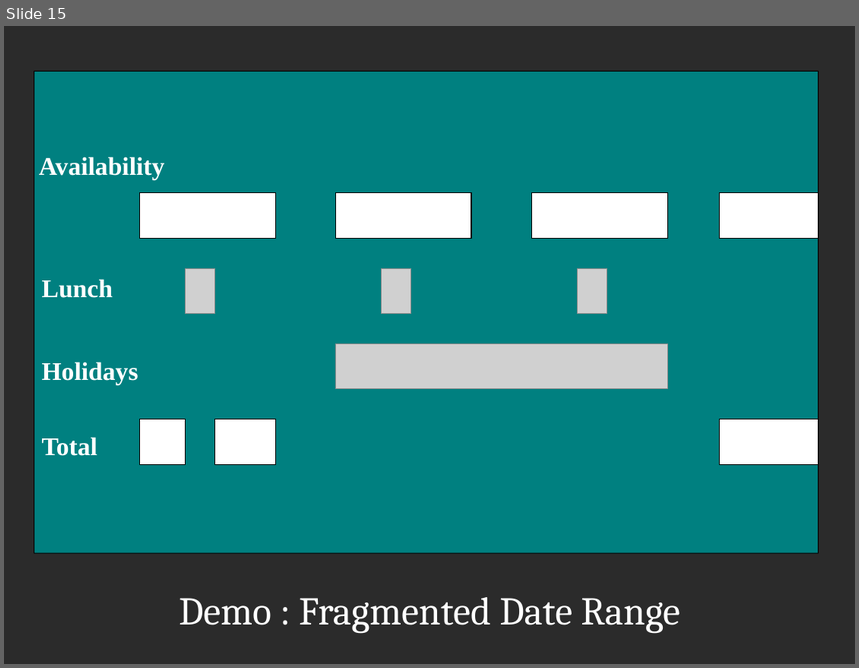
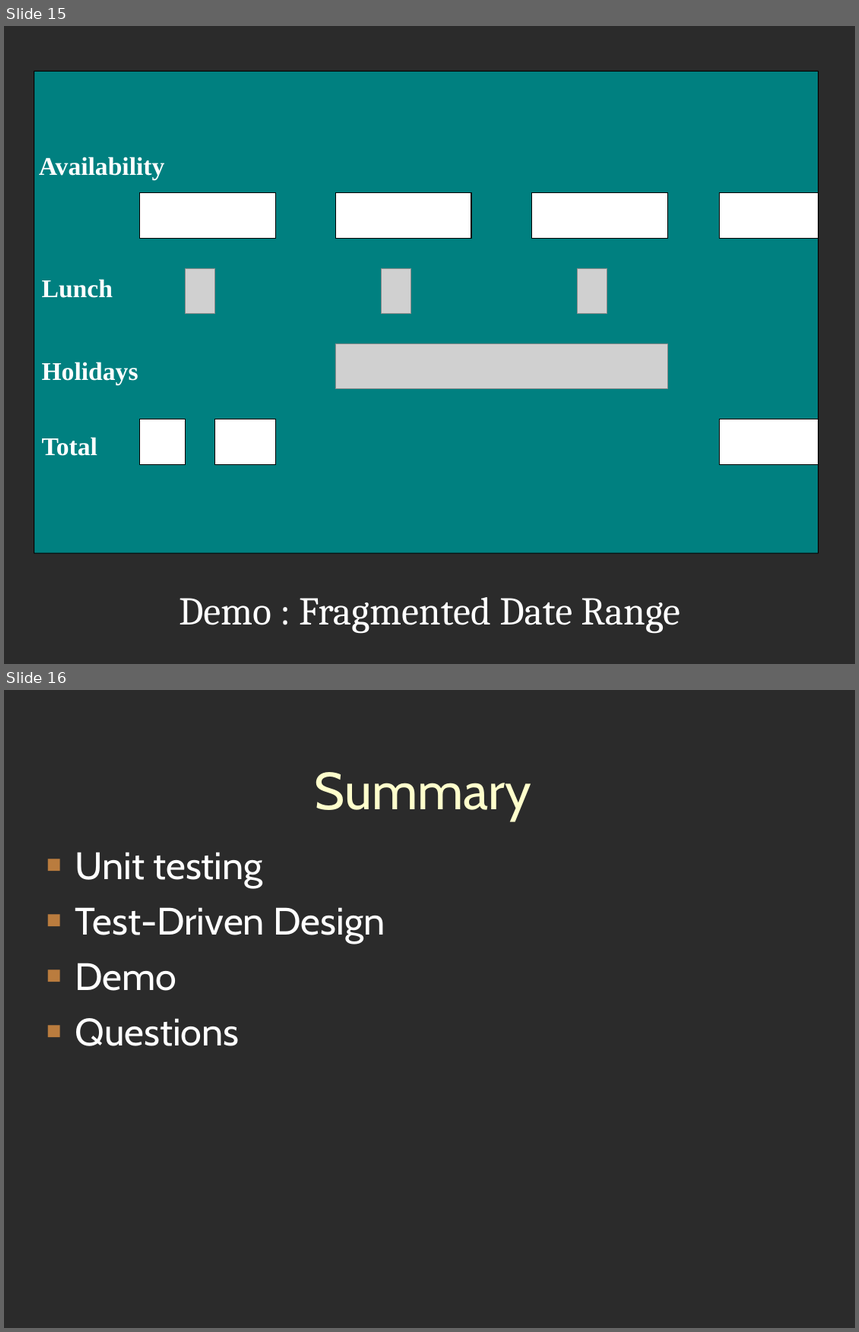
Before and after one commit to craignicol/scotaltdotnet, a slide deck: tdd-i-dont-have-time/TDD-I-dont-have-time.odp. Shown one above the other, each under a label of ours: slide 15 before the commit, slides 15 and 16 after it. The pictures are 859x668 and 859x1332 pixels, drawn with LibreOffice and Linux fonts; fonts in the diff are those of the drawing; grey boxes stand for pictures; background and template pictures are left out; a plain dark background stands for a picture behind light text. Boxes give left, top, right and bottom in pixels: in the first picture for what was removed or moved away, otherwise in the second. Text is boxed around its words. In the diff, an @@ line names an element or a change of style, - is before the commit and + after.

```diff
--- a/tdd-i-dont-have-time/TDD-I-dont-have-time.odp
+++ b/tdd-i-dont-have-time/TDD-I-dont-have-time.odp
@@ slide 16 added at (4, 690, 855, 1328), background picture (left out) @@
@@ title added at (315, 772, 531, 821), 49 pt, text #FFFFCC @@
+Summary
@@ text added at (75, 852, 385, 1046), 36 pt, text #FFFFFF @@
+■ Unit testing
+■ Test-Driven Design
+■ Demo
+■ Questions
```
Also in this commit, not shown: 5 slides changed, 1 other file.
